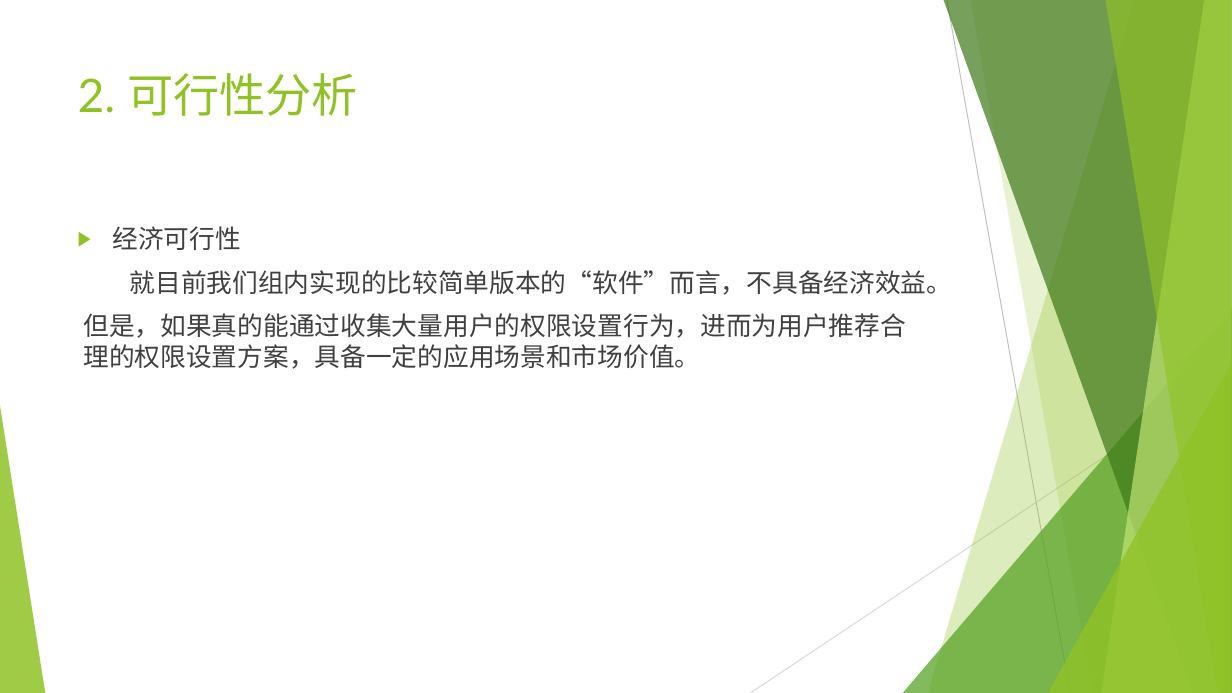
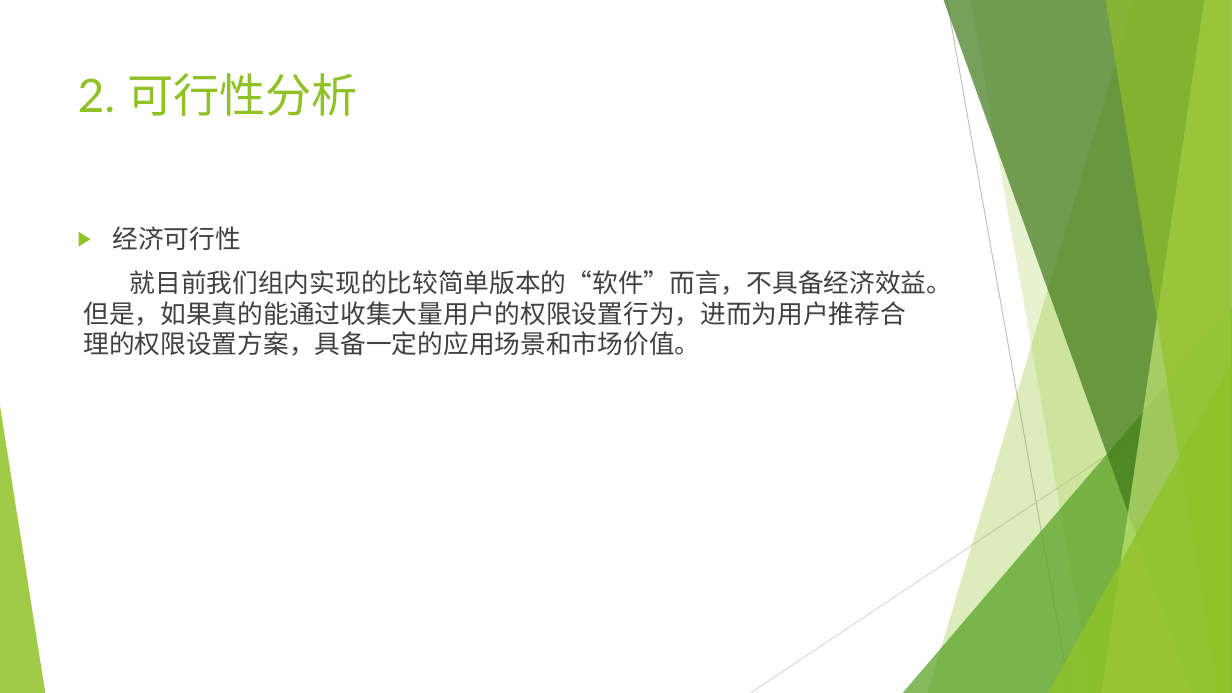
Before and after one commit to mmmmmmiracle/SE_project, a slide deck: slide 6 of doc/SE_project.pptx. Drawn at 1232x693 pixels with LibreOffice and Linux fonts; fonts in the diff are those of the drawing. Boxes give left, top, right and bottom in pixels: in the first picture for what was removed or moved away, otherwise in the second. Text is boxed around its words. In the diff, an @@ line names an element or a change of style, - is before the commit and + after.

```diff
--- a/doc/SE_project.pptx
+++ b/doc/SE_project.pptx
@@ text at (83, 270, 953, 356): text changed @@
-就目前我们组内实现的比较简单版本的“软件”而言，不具备经济效益。
-但是，如果真的能通过收集大量用户的权限设置行为，进而为用户推荐合理的权限设置方案，具备一定的应用场景和市场价值。
+就目前我们组内实现的比较简单版本的“软件”而言，不具备经济效益。但是，如果真的能通过收集大量用户的权限设置行为，进而为用户推荐合理的权限设置方案，具备一定的应用场景和市场价值。
```
Also in this commit, not shown: 4 other slides changed, 4 slides added.
